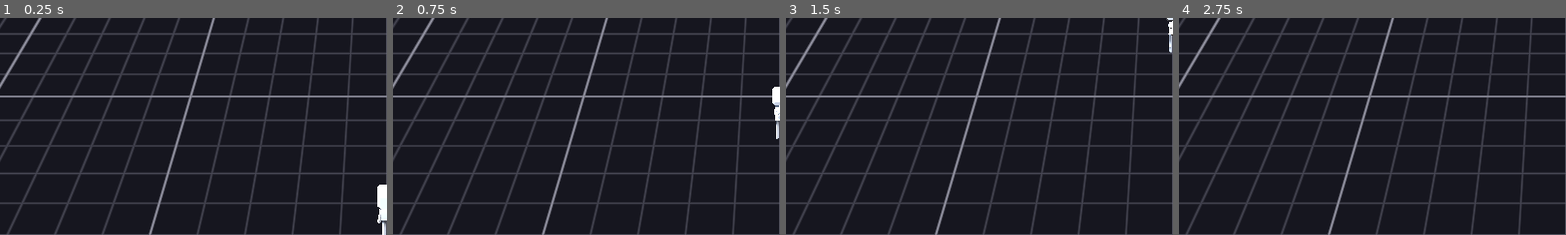
Above: before the commit, frames 1-4 (left to right).
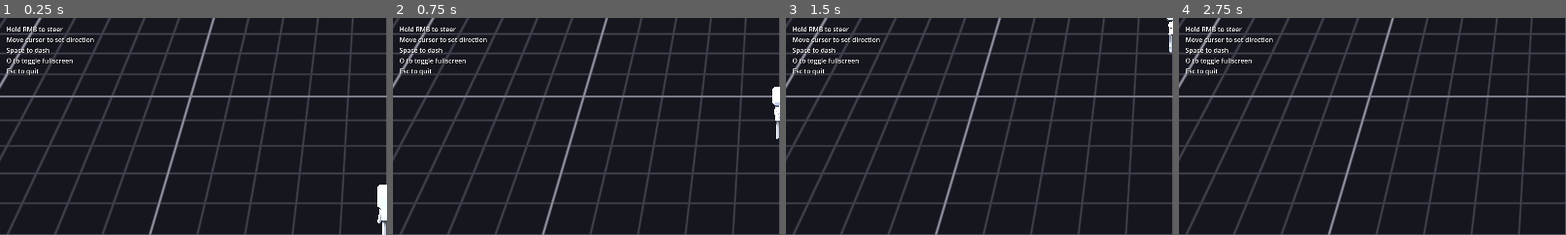
Above: after the commit, the same moments.

Repository: cpalaka/godot-rts-movement-prototype
Game: Godot game, scene res://scenes/main.tscn
Same seed, same stepped clock (60 frames per second), same inputs: the game is played once before the commit and once after it.
Inputs (mouse positions are % of the whole screen's width and height, from its top left):
- Up to frame 1 (0.25 s): no input
- Up to frame 2 (0.75 s): tap Enter at 0.5 s; move the mouse to (72, 45) at 0.52 s; hold Space (dash) from 0.53 s (still down); click (72, 45) at 0.67 s
- Up to frame 3 (1.5 s): move the mouse to (30, 55) at 1.27 s; release Space (dash) at 1.28 s; tap Space (dash) at 1.35 s; click (30, 55) at 1.42 s
- Up to frame 4 (2.75 s): tap Enter at 2, 2.1 s; move the mouse to (60, 28) at 2.02 s; hold Space (dash) from 2.03 s (still down); click (60, 28) at 2.17 s
The pictures show only the part of the screen within x 0-50%, y 0-50%; the shares and areas given below are measured in that part.

The runs differ from the first frame. In frame 1, 0.9% of the frame differs, in the area x 1-25%, y 4-27%; in frame 2, 0.9%; in frame 3, 0.9%; in frame 4, 0.9%.

Commit message:
feat(hud): add controls overlay + escape-to-quit
- New persistent top-left HUD (scenes/controls_overlay.tscn)
  listing the five player controls: RMB steer, cursor direction,
  space dash, O fullscreen, escape quit. White Label with a
  drop shadow for readability over the 3D scene.
- New "quit" input action mapped to Escape; pressing it calls
  get_tree().quit().
- Rename FullscreenToggle autoload → SystemInput, now hosts both
  the fullscreen toggle and the quit handler. Old
  scripts/fullscreen_toggle.gd deleted, replaced with
  scripts/system_input.gd.

Co-Authored-By: Claude Opus 4.7 <noreply@anthropic.com>

Diff:
--- a/project.godot
+++ b/project.godot
@@ -18,7 +18,7 @@
 [autoload]
 
 MCPGameBridge="res://addons/godot_mcp/game_bridge/mcp_game_bridge.gd"
-FullscreenToggle="*res://scripts/fullscreen_toggle.gd"
+SystemInput="*res://scripts/system_input.gd"
 
 [display]
 
@@ -49,6 +49,11 @@
 "events": [Object(InputEventKey,"resource_local_to_scene":false,"resource_name":"","device":-1,"window_id":0,"alt_press …(191 unchanged characters)…
 ]
 }
+quit={
+"deadzone": 0.5,
+"events": [Object(InputEventKey,"resource_local_to_scene":false,"resource_name":"","device":-1,"window_id":0,"alt_pressed":false,"shift_pressed":false,"ctrl_pressed":false,"meta_pressed":false,"pressed":false,"keycode":0,"physical_keycode":4194305,"key_label":0,"unicode":0,"location":0,"echo":false,"script":null)
+]
+}
 
 [physics]
 
--- /dev/null
+++ b/scenes/controls_overlay.tscn
@@ -0,0 +1,18 @@
+[gd_scene format=3]
+
+[node name="ControlsOverlay" type="CanvasLayer"]
+
+[node name="Label" type="Label" parent="."]
+offset_left = 16.0
+offset_top = 16.0
+offset_right = 400.0
+offset_bottom = 200.0
+text = "Hold RMB to steer
+Move cursor to set direction
+Space to dash
+O to toggle fullscreen
+Esc to quit"
+theme_override_colors/font_color = Color(1, 1, 1, 1)
+theme_override_colors/font_shadow_color = Color(0, 0, 0, 0.6)
+theme_override_constants/shadow_offset_x = 2
+theme_override_constants/shadow_offset_y = 2
--- a/scenes/main.tscn
+++ b/scenes/main.tscn
@@ -4,6 +4,7 @@
 [ext_resource type="Material" path="res://materials/grid_material.tres" id="2"]
 [ext_resource type="PlaneMesh" path="res://meshes/plane_100.tres" id="3"]
 [ext_resource type="PackedScene" uid="uid://dl60m34nupv84" path="res://scenes/player.tscn" id="4_jyhfs"]
+[ext_resource type="PackedScene" path="res://scenes/controls_overlay.tscn" id="5_overlay"]
 
 [sub_resource type="NavigationMesh" id="NavigationMesh_jyhfs"]
 vertices = PackedVector3Array(-49.5, 0.5, -49.5, -49.5, 0.5, 49.5, 49.5, 0.5, 49.5, 49.5, 0.5, -49.5)
@@ -32,3 +33,5 @@
 mesh = ExtResource("3")
 
 [node name="Player" parent="." unique_id=2039112720 instance=ExtResource("4_jyhfs")]
+
+[node name="ControlsOverlay" parent="." instance=ExtResource("5_overlay")]
--- a/scripts/fullscreen_toggle.gd
+++ /dev/null
@@ -1,12 +0,0 @@
-extends Node
-
-
-func _unhandled_input(event: InputEvent) -> void:
-	if not event.is_action_pressed("toggle_fullscreen"):
-		return
-	var w := get_window()
-	if w.mode == Window.MODE_FULLSCREEN:
-		w.mode = Window.MODE_WINDOWED
-	else:
-		w.mode = Window.MODE_FULLSCREEN
-	get_viewport().set_input_as_handled()
--- /dev/null
+++ b/scripts/system_input.gd
@@ -0,0 +1,18 @@
+extends Node
+
+
+func _unhandled_input(event: InputEvent) -> void:
+	if event.is_action_pressed("toggle_fullscreen"):
+		_toggle_fullscreen()
+		get_viewport().set_input_as_handled()
+	elif event.is_action_pressed("quit"):
+		get_tree().quit()
+		get_viewport().set_input_as_handled()
+
+
+func _toggle_fullscreen() -> void:
+	var w := get_window()
+	if w.mode == Window.MODE_FULLSCREEN:
+		w.mode = Window.MODE_WINDOWED
+	else:
+		w.mode = Window.MODE_FULLSCREEN
Not shown, removed: scripts/fullscreen_toggle.gd.uid
Not shown, added: scripts/system_input.gd.uid
